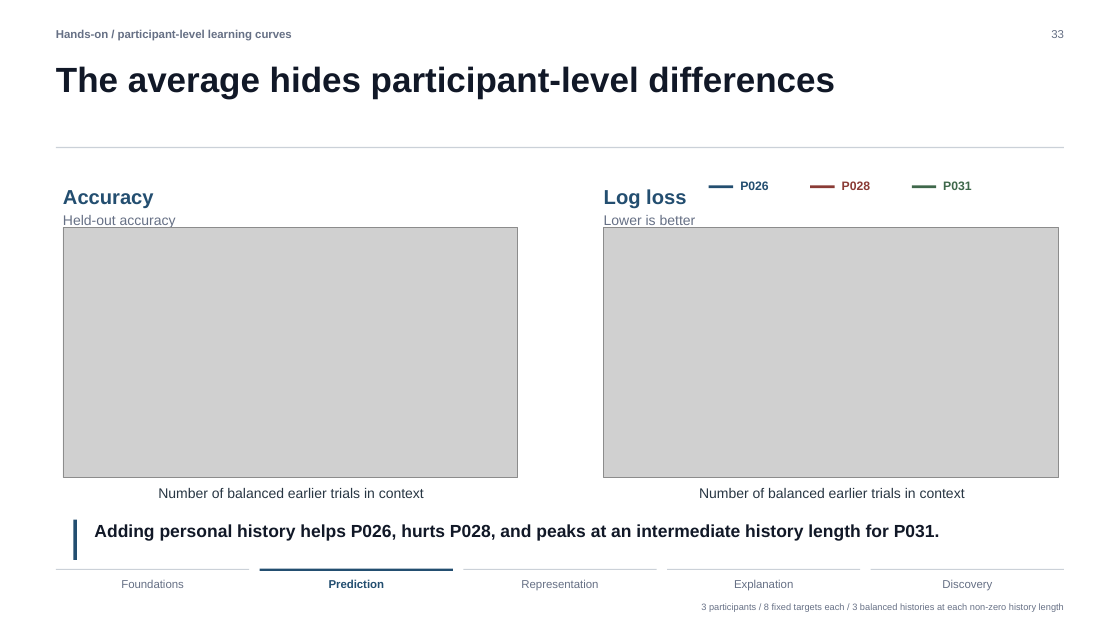
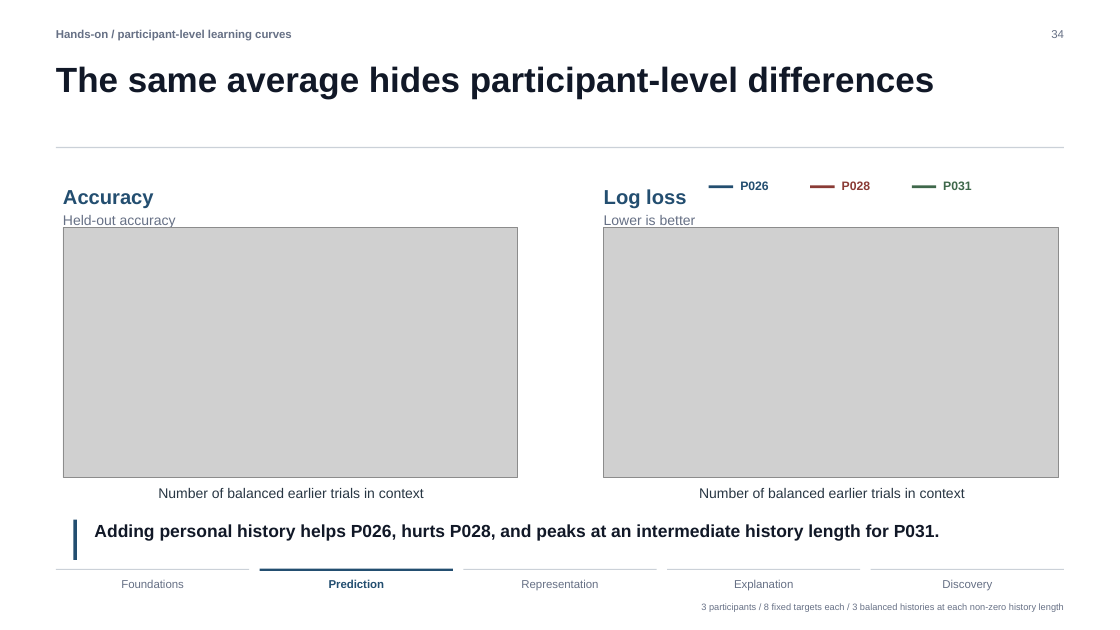
Before and after one commit to xhb120633/LLM_human_decisions, a slide deck: slide 34 of slides/llm_human_decisions_tutorial.pptx (slide 33 before the commit). Drawn at 1120x630 pixels with LibreOffice and Linux fonts; fonts in the diff are those of the drawing; grey boxes stand for pictures. Boxes give left, top, right and bottom in pixels: in the first picture for what was removed or moved away, otherwise in the second. Text is boxed around its words. In the diff, an @@ line names an element or a change of style, - is before the commit and + after.

```diff
--- a/slides/llm_human_decisions_tutorial.pptx
+++ b/slides/llm_human_decisions_tutorial.pptx
@@ text at <box>1051,30,1064,38</box>: text changed @@
-33
+34
@@ text at <box>56,66,935,99</box>: text changed @@
-The average hides participant-level differences
+The same average hides participant-level differences
```
Also in this commit, not shown: 35 other slides changed, 1 slide added, 1 other file.
